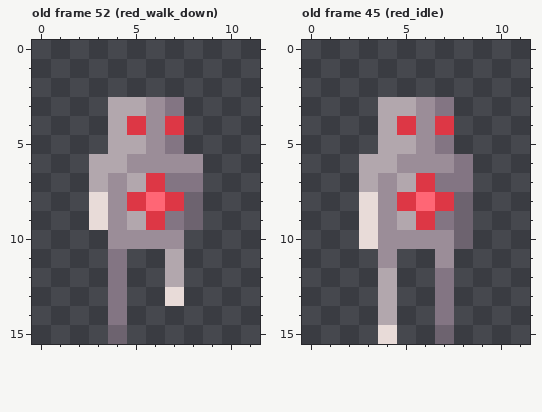
A pixel-art file gets an edit: assets/sprites/player.aseprite. That is the earlier state.
12x16 pixels, 58 frames. Shown: old frame 52 (red_walk_down), old frame 45 (red_idle). The commit also changed other frames, which this record leaves out.
New version:
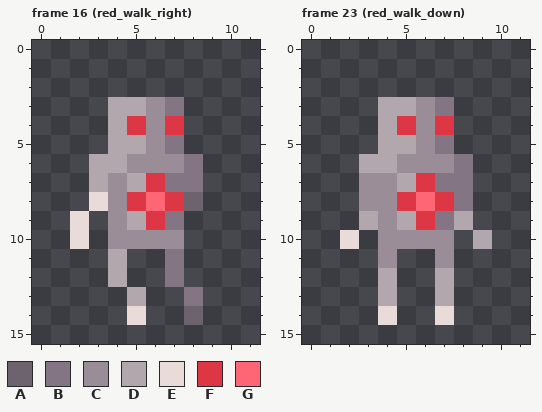
Palette (. is transparent): A #6d636f  B #837583  C #9b8d98  D #b2a7ad  E #e8dbd8  F #dd3745  G #ff6675
A new or re-ordered frame is compared with the old frame closest to it.
From old to new:
frames re-ordered
Frame 16 (red_walk_right) against old frame 52 (red_walk_down):
y 6: x 8 C -> B
y 9: x 2..3 .E -> E.; x 8 A -> .
y 10: x 2 . -> E
y 11..12: x 4 B -> D; x 7 D -> B
y 13: x 4..5 B. -> .D; x 7..8 E. -> .B
y 14: x 4..5 B. -> .E; x 8 . -> A
y 15: x 4 A -> .
Frame 23 (red_walk_down) against old frame 45 (red_idle):
y 7: x 3 D -> C
y 8: x 3 E -> C; x 8 A -> B
y 9: x 3 E -> D; x 8 A -> D
y 10: x 2..3 .E -> E.; x 8..9 A. -> .D
y 12..13: x 7 B -> D
y 14: x 4 D -> E; x 7 B -> E
y 15: x 4 E -> .; x 7 A -> .
Boxes around the changes in both pictures, in picture pixels (x1, y1, x2, y2):
changed: (70, 154, 203, 344)
changed: (340, 173, 492, 344)
